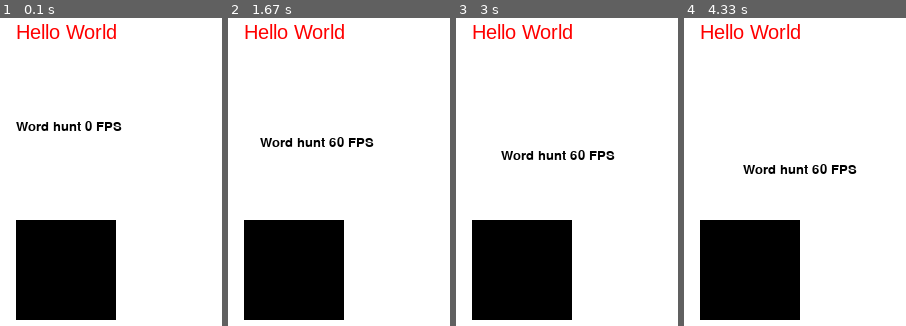
Above: before the commit, frames 1-4 (left to right).
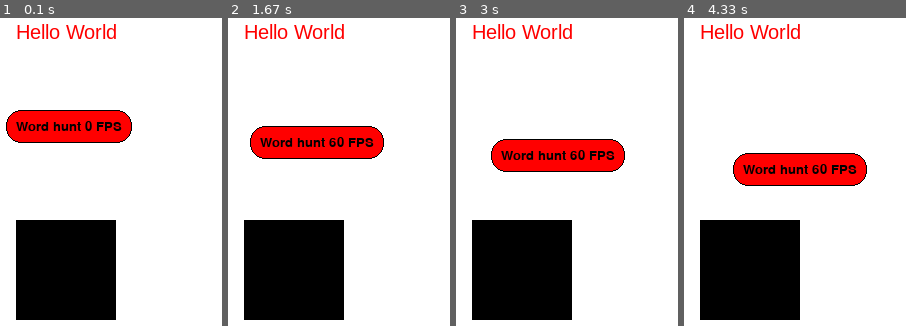
Above: after the commit, the same moments.

Repository: Skullheadx/PygameGUIEngine
Game: pygame game, started from main.py
Two runs of this game, one before a commit and one after it. Both use one fixed random seed, a clock stepped at 60 frames per second and the inputs below.
Inputs:
- Up to frame 1 (0.1 s): no input
- Up to frame 2 (1.67 s): no input
- Up to frame 3 (3 s): no input
- Up to frame 4 (4.33 s): no input

The runs differ from the first frame. In frame 1, 5.4% of the frame differs, in the area x 2-60%, y 29-41%; in frame 2, 5.7%, in the area x 9-71%, y 35-46%; in frame 3, 5.7%; in frame 4, 5.7%.

Commit message:
Label
text + rectangle

Diff:
--- a/main.py
+++ b/main.py
@@ -1,7 +1,7 @@
 import pygame
 from color import Color
 from rectangle import Rectangle
-from text import Text
+from text import Text, Label
 
 pygame.init()
 
@@ -12,7 +12,7 @@
 
 # Testing Text
 a = Text(100, 100, "Hello World", "Arial", 20, color=Color.RED)
-b = Text(100, 200, "Word hunt", "Imprint Shadow", 20)
+b = Label(100, 200, "Word hunt", "Imprint Shadow", 20, Color.RED, Color.BLACK, Color.BLACK, 1, 15)
 c = Rectangle(100, 300, 100, 100, (255, 0, 0))
 
 is_running = True
--- a/text.py
+++ b/text.py
@@ -11,12 +11,18 @@
         self.text = text
         self.font_size = font_size
         self.font = pygame.font.SysFont(font, self.font_size)
-        self.color = color
+        self.text_color = color
 
-        self.text_surface = self.font.render(self.text, True, self.color)
+        self.text_surface = self.font.render(self.text, True, self.text_color)
+
+    def get_width(self):
+        return self.text_surface.get_width()
+
+    def get_height(self):
+        return self.text_surface.get_height()
 
     def update(self):
-        self.text_surface = self.font.render(self.text, True, self.color)
+        self.text_surface = self.font.render(self.text, True, self.text_color)
 
     def set_position(self, x, y):
         self.x = x
@@ -35,9 +41,42 @@
         self.font = pygame.font.SysFont(font, font_size)
         self.update()
 
-    def set_color(self, color):
-        self.color = color
+    def set_color(self, text_color):
+        self.text_color = text_color
         self.update()
 
     def draw(self, screen):
         screen.blit(self.text_surface, (self.x, self.y))
+
+
+class Label(Text):
+    padding = 10
+    def __init__(self, x, y, text, font, font_size, background_color, text_color, border_color=Color.BLACK, border_width=0,
+                 border_radius=0):
+        super().__init__(x, y, text, font, font_size, text_color)
+        self.background_color = background_color
+        self.border_color = border_color
+        self.border_width = border_width
+        self.border_radius = border_radius
+
+        self.width = self.text_surface.get_width() + self.padding * 2
+        self.height = self.text_surface.get_height() + self.padding * 2
+        self.rect = Rectangle(self.x - self.padding, self.y - self.padding, self.width, self.height, self.background_color, self.border_color, self.border_width,self.border_radius)
+
+    def set_position(self, x, y):
+        super().set_position(x, y)
+        self.rect.set_position(self.x - self.padding, self.y - self.padding)
+
+    def move(self, dx, dy):
+        super().move(dx, dy)
+        self.rect.move(dx, dy)
+
+    def update(self):
+        super().update()
+        self.width = self.text_surface.get_width() + self.padding * 2
+        self.height = self.text_surface.get_height() + self.padding * 2
+        self.rect.set_size(self.width, self.height)
+
+    def draw(self, screen):
+        self.rect.draw(screen)
+        super().draw(screen)
